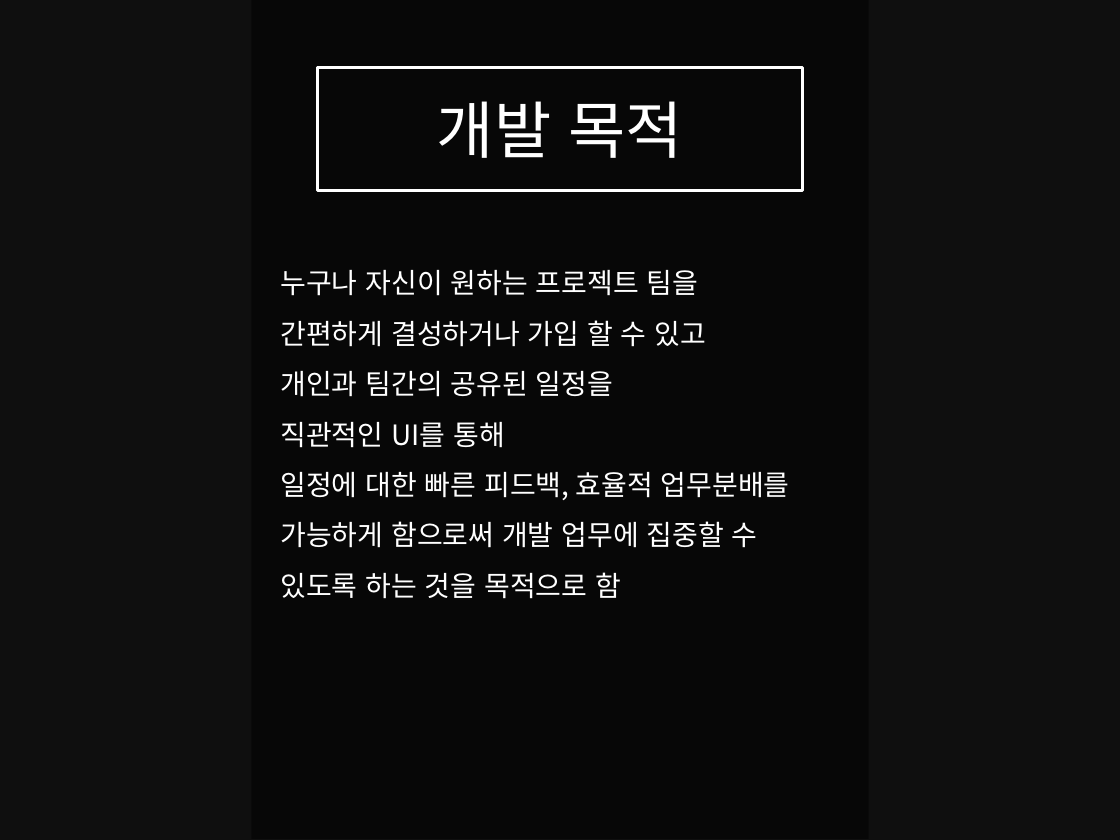
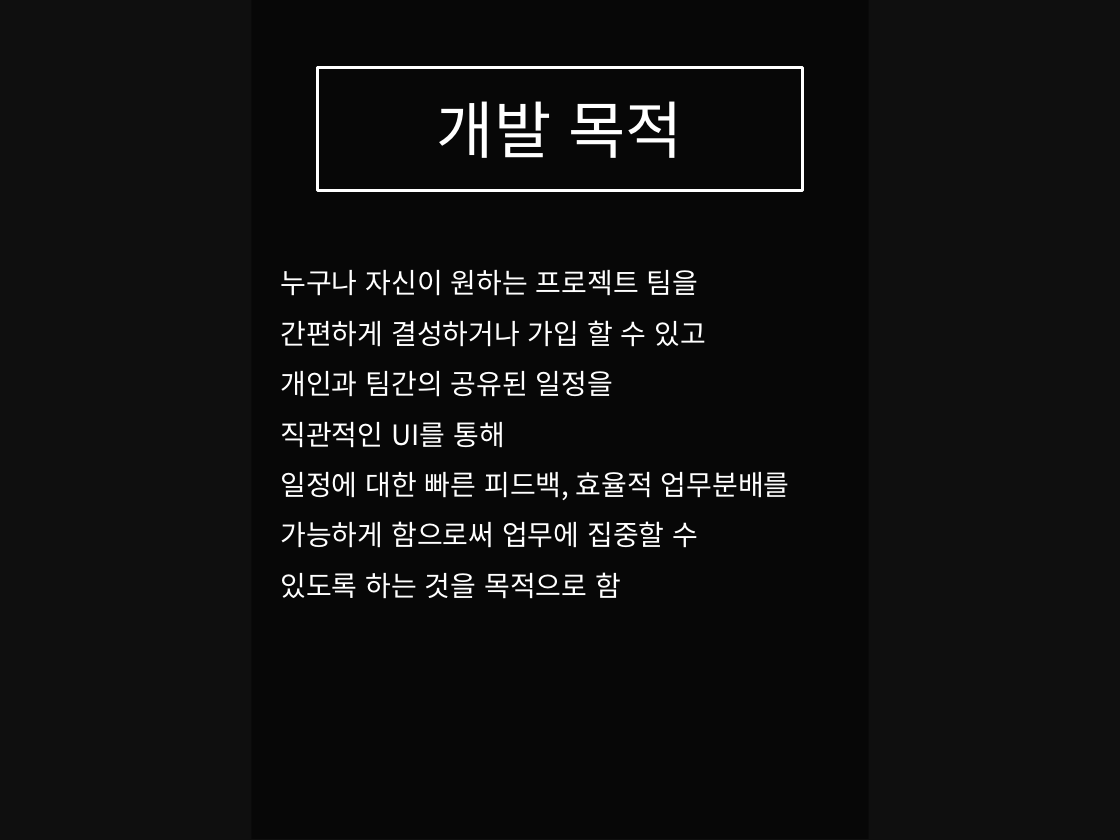
Before and after one commit to 35613/GROUPPL, a slide deck: slide 4 of Documents/3조 GROUPPL 중간발표.pptx. Drawn at 1120x840 pixels with LibreOffice and Linux fonts; fonts in the diff are those of the drawing; background and template pictures are left out; a plain dark background stands for a picture behind light text. Boxes give left, top, right and bottom in pixels: in the first picture for what was removed or moved away, otherwise in the second. Text is boxed around its words. In the diff, an @@ line names an element or a change of style, - is before the commit and + after.

Commit message:
중간발표

```diff
--- a/Documents/3조 GROUPPL 중간발표.pptx
+++ b/Documents/3조 GROUPPL 중간발표.pptx
@@ text at <box>280,472,790,548</box>: text changed @@
-일정에 대한 빠른 피드백, 효율적 업무분배를 가능하게 함으로써 개발 업무에 집중할 수
+일정에 대한 빠른 피드백, 효율적 업무분배를 가능하게 함으로써 업무에 집중할 수
```
